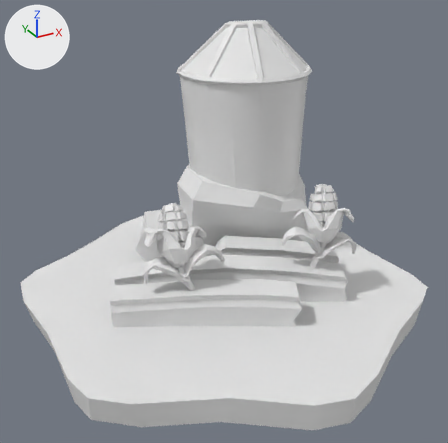
An edit to the FBX model Assets/Art/Models/Hillside Region/Hillside_GrainFarm.fbx, drawn before and after from the same camera.
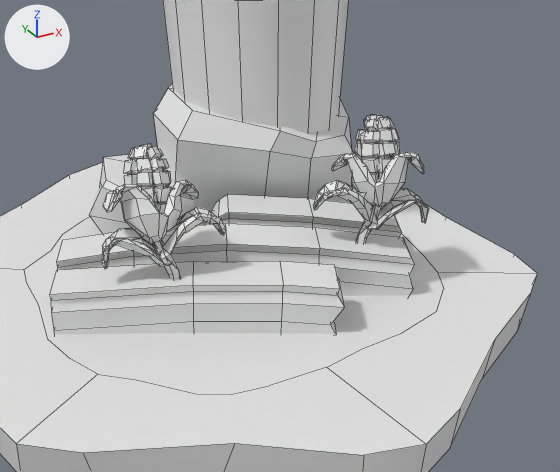
Old and new are each drawn whole from a camera (50 mm lens) standing at (-0.662, -1.206, 0.773) and looking at (-0.016, -0.031, 0.186) and again close up on the part from 17% to 99% of the width and 25% to 94% of the height. The lights are fixed; the arrows at upper left show +X, +Y and +Z. The close-ups show mesh edges as thin lines. Where no turn or scale is listed for an object, it has been applied to the vertices.

The older version as bpy lines, for what is in view:
```python
me_cylinder_024 = bpy.data.meshes.new('Cylinder.024')
me_cylinder_024.from_pydata(...)  # 1412 vertices, 1199 faces; spans x -0.461..0.459, y -0.503..0.514, z -0.063..0.611
me_cylinder_024.materials.append(mat_tilecolors_current)  # white #e7e7e7
ob_hillside_grainfarm = bpy.data.objects.new('Hillside_GrainFarm', me_cylinder_024)
ob_hillside_grainfarm.location = (0.0, 0.0, 0.0)
```
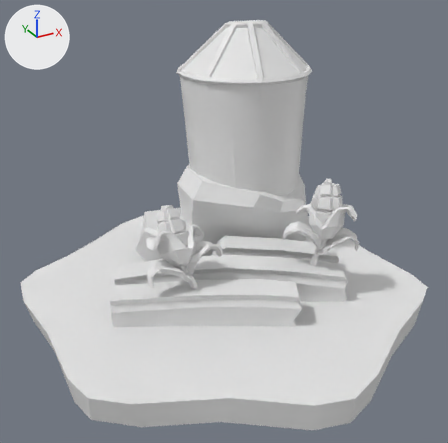
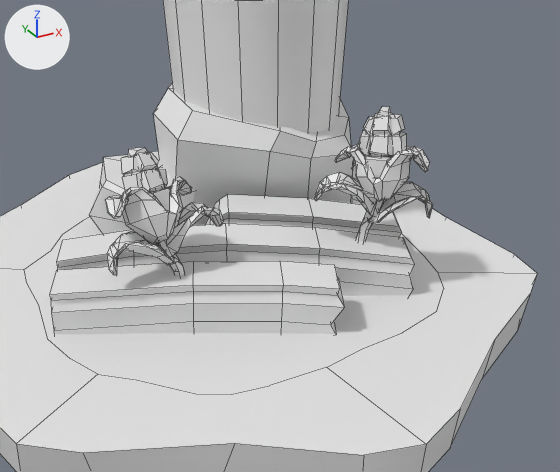
Where the change shows, as pixel boxes [x1, y1, x2, y2] in the close-ups (560 x 472 px; the box of a moved part takes in the faces that stretch with it):
part 1 of me_cylinder_024, added
    after: [335, 144, 429, 202]
part 2 of me_cylinder_024, moved or reshaped
    before: [102, 228, 181, 279]
    after: [356, 182, 432, 241]
part 3 of me_cylinder_024, moved or reshaped
    before: [162, 207, 226, 258]
    after: [314, 172, 377, 216]
part 4 of me_cylinder_024, rebuilt
    before: [361, 128, 396, 158]
    after: [366, 113, 401, 158]
part 5 of me_cylinder_024, rebuilt
    before: [366, 119, 378, 131]
    after: [363, 116, 375, 134]
part 6 of me_cylinder_024, rebuilt
    before: [124, 175, 137, 185]
    after: [122, 172, 144, 191]
part 7 of me_cylinder_024, rebuilt
    before: [124, 160, 137, 174]
    after: [121, 156, 140, 174]
part 8 of me_cylinder_024, deleted
    before: [159, 115, 429, 244]
part 9 of me_cylinder_024, moved or reshaped
    before: [103, 144, 198, 244]
    after: [105, 147, 224, 276]
part 10 of me_cylinder_024, built on
    before: [356, 130, 379, 143]
    after: [357, 107, 407, 178]

What changed in the scene script:
```text
Change me_cylinder_024:
    used by ob_hillside_grainfarm; location = (0.0, 0.0, 0.0)
    remove me_cylinder_024.from_pydata(...)  # 1412 vertices, 1199 faces; spans x -0.461..0.459, y -0.503..0.514, z -0.063..0.611
    add me_cylinder_024.from_pydata(...)  # 1229 vertices, 1109 faces; spans x -0.461..0.459, y -0.503..0.514, z -0.063..0.611
    me_cylinder_024 part 1: the loose piece of 122 vertices spanning x -0.231..-0.091, y -0.128..-0.036, z 0.132..0.229 is copied, and the copy is multiplied about its middle by the matrix ((-0.679, 0.714, -0.171), (0.733, 0.646, -0.212), (0.041, 0.269, 0.962)), then moved by (0.344, -0.076, 0.018); it spans x 0.128..0.244, y -0.22..-0.096, z 0.148..0.242
    me_cylinder_024 part 2: the loose piece of 72 vertices spanning x -0.244..-0.135, y -0.13..-0.063, z 0.06..0.154 is multiplied about its middle by the matrix ((-0.679, 0.714, -0.171), (0.733, 0.646, -0.212), (0.041, 0.269, 0.962)), then moved by (0.395, -0.077, 0.015)
    me_cylinder_024 part 3: the loose piece of 51 vertices spanning x -0.169..-0.069, y -0.14..-0.087, z 0.11..0.185 is multiplied about its middle by the matrix ((-0.679, 0.714, -0.171), (0.733, 0.646, -0.212), (0.041, 0.269, 0.962)), then moved by (0.257, -0.027, 0.012)
    me_cylinder_024 part 4: the loose piece of 18 vertices spanning x 0.163..0.224, y -0.167..-0.103, z 0.175..0.266 is rebuilt with 25 vertices and now spans x 0.165..0.218, y -0.177..-0.122, z 0.202..0.283
    me_cylinder_024 part 5: the loose piece of 8 vertices spanning x 0.174..0.192, y -0.142..-0.12, z 0.249..0.272 is rebuilt with 11 vertices and now spans x 0.162..0.194, y -0.15..-0.12, z 0.242..0.279
    me_cylinder_024 part 6: the loose piece of 7 vertices spanning x -0.192..-0.172, y -0.077..-0.048, z 0.206..0.232 is rebuilt with 7 vertices and now spans x -0.197..-0.167, y -0.093..-0.051, z 0.206..0.239
    me_cylinder_024 part 7: the loose piece of 7 vertices spanning x -0.189..-0.167, y -0.068..-0.039, z 0.228..0.25 is rebuilt with 7 vertices and now spans x -0.195..-0.165, y -0.076..-0.036, z 0.231..0.258
    me_cylinder_024 part 8: 25 loose pieces with 408 vertices, spanning x -0.195..0.257, y -0.202..-0.025, z 0.06..0.272, are deleted
    me_cylinder_024 part 9: 157 vertices moved from x -0.231..-0.091, y -0.128..-0.031, z 0.132..0.261 to x -0.237..-0.062, y -0.128..-0.027, z 0.106..0.264; 107 vertices removed from x -0.194..-0.125, y -0.109..-0.023, z 0.171..0.266; 164 vertices added at x -0.24..-0.06, y -0.134..-0.034, z 0.06..0.262
    me_cylinder_024 part 10: 19 vertices removed from x 0.165..0.189, y -0.153..-0.105, z 0.227..0.257; 55 vertices added at x 0.148..0.22, y -0.189..-0.113, z 0.19..0.29
```
